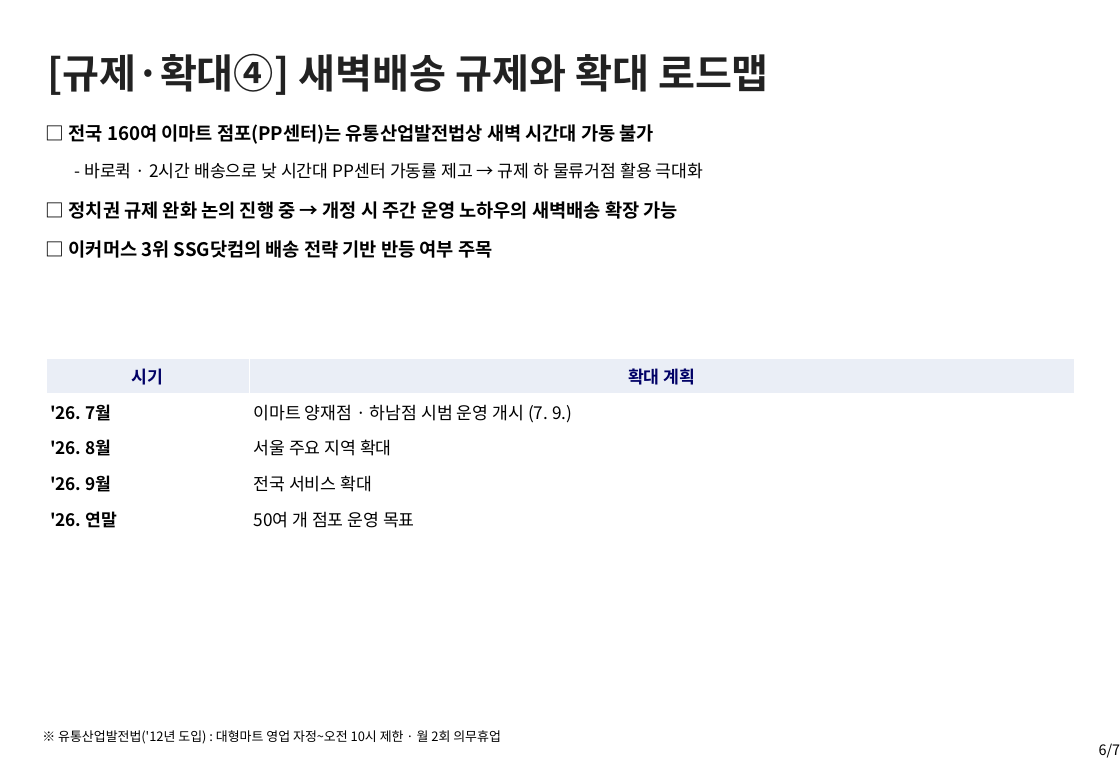
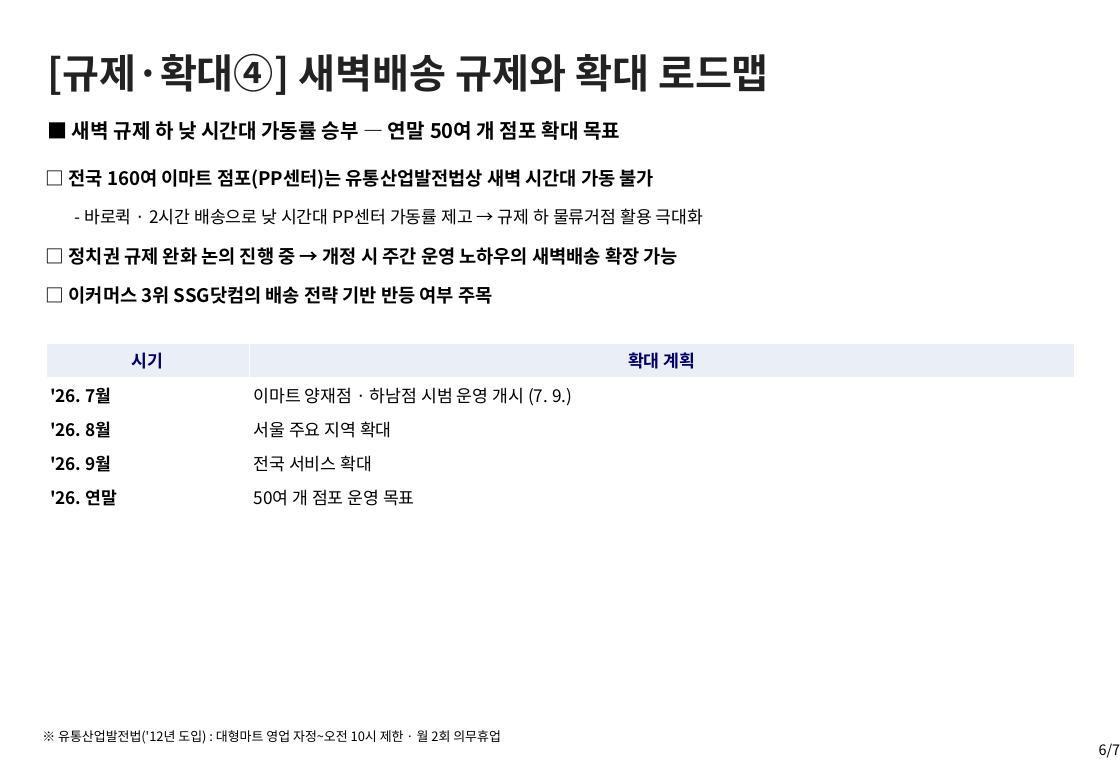
Before and after one commit to avoseed/web1, a slide deck: slide 6 of reports/ssg-delivery-report.pptx. Drawn at 1120x775 pixels with LibreOffice and Linux fonts; fonts in the diff are those of the drawing. Boxes give left, top, right and bottom in pixels: in the first picture for what was removed or moved away, otherwise in the second. Text is boxed around its words. In the diff, an @@ line names an element or a change of style, - is before the commit and + after.

```diff
--- a/reports/ssg-delivery-report.pptx
+++ b/reports/ssg-delivery-report.pptx
@@ text added at box(72, 121, 620, 140), 14 pt, text #000000, bold @@
+■ 새벽 규제 하 낮 시간대 가동률 승부 — 연말 50여 개 점포 확대 목표
@@ 4 texts: place and size @@
-4 texts at box(69, 124, 704, 258)
+4 texts at box(69, 169, 704, 304)
@@ table: place and size @@
-table at box(46, 358, 1074, 537)
+table at box(46, 343, 1074, 514)
```
Also in this commit, not shown: 3 other slides changed, 1 other file.
